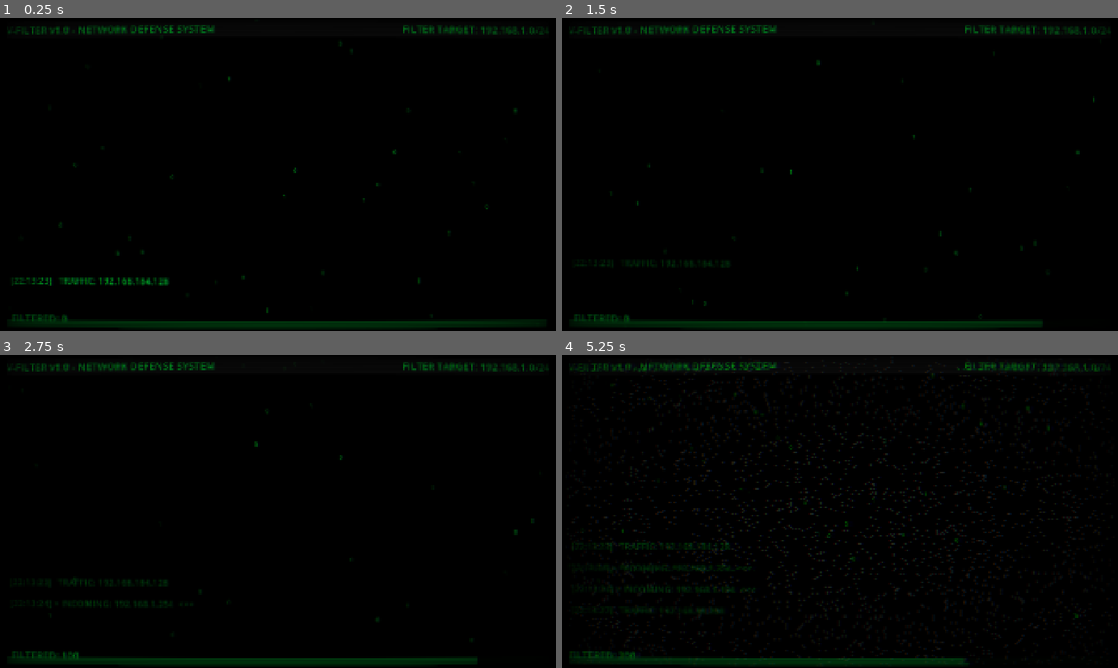
Above: before the commit, frames 1-4 (two rows, left to right).
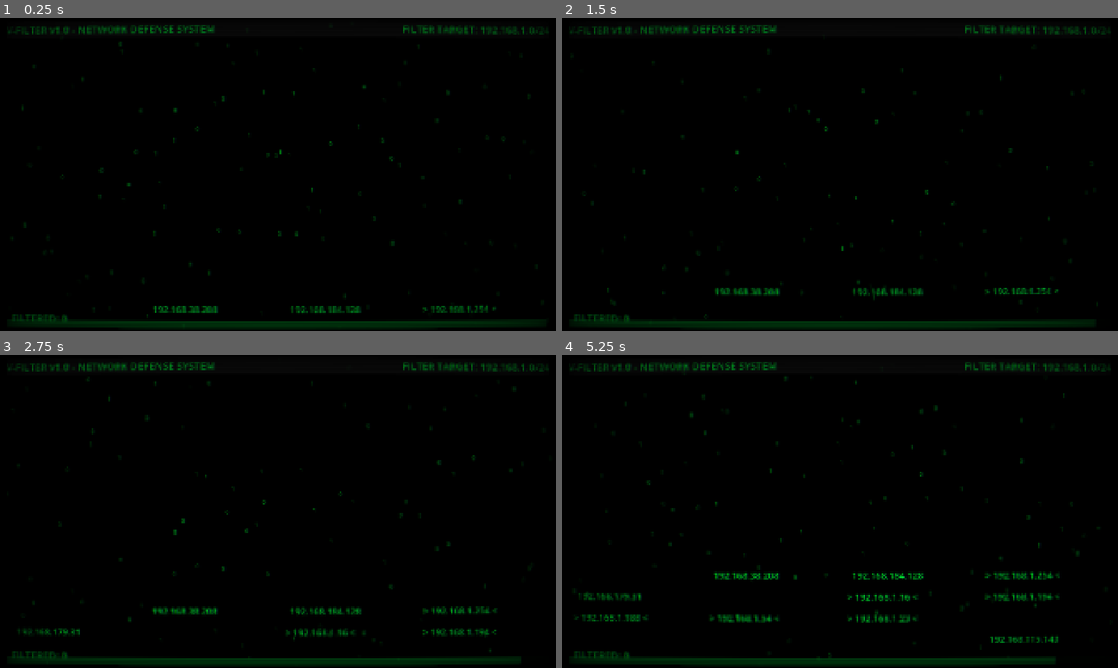
Above: after the commit, the same moments.

Repository: notlsd/v
Game: Godot game, scene res://scenes/main/main.tscn
Same seed, same stepped clock (60 frames per second), same inputs: the game is played once before the commit and once after it.
Inputs (mouse positions are in pixels of both pictures, inside the frame that each line leads up to):
- Up to frame 1 (0.25 s): no input
- Up to frame 2 (1.5 s): move the mouse to (840, 274) at 0.52 s; hold E (mask_16) 0.53-1.28 s; click (840, 274) at 0.67 s; move the mouse to (728, 190) at 1.27 s; tap W (mask_24) at 1.35 s; click (728, 190) at 1.42 s
- Up to frame 3 (2.75 s): move the mouse to (278, 611) at 2.02 s; hold Q (mask_32) from 2.03 s (still down); click (278, 611) at 2.17 s
- Up to frame 4 (5.25 s): move the mouse to (812, 574) at 2.77 s; release Q (mask_32) at 2.78 s; tap E (mask_16) at 2.85 s; click (812, 574) at 2.92 s; move the mouse to (840, 611) at 3.52 s; hold W (mask_24) 3.53-4.28 s; click (840, 611) at 3.67 s; move the mouse to (673, 464) at 4.27 s; tap Q (mask_32) at 4.35 s; click (673, 464) at 4.42 s; move the mouse to (840, 611) at 5.02 s; hold E (mask_16) from 5.03 s (still down); click (840, 611) at 5.17 s

The runs differ from the first frame. In frame 1, 1.4% of the frame differs, in the area x 2-96%, y 7-96%; in frame 2, 1.2%; in frame 3, 1.7%; in frame 4, 5.0%, in the area x 1-98%, y 3-99%.

Commit message:
feat: 终端多列布局与视觉优化
- 4列布局，每次生成1-3个IP
- IP块宽度450px，列内居中对齐
- 简化IP显示格式(去除时间戳)
- 修复点击检测: 行高适配字体，queue_free立即销毁
- 字体恢复32px
- 矩阵雨密度3倍(40→120列)

Diff:
--- a/project_v/scenes/effects/matrix_rain.tscn
+++ b/project_v/scenes/effects/matrix_rain.tscn
@@ -5,7 +5,7 @@
 ## Matrix Rain - 矩阵雨背景效果
 ## 使用多个 Label 模拟下落的 0/1 字符
 
-const COLUMN_COUNT := 40
+const COLUMN_COUNT := 120
 const CHAR_SIZE := 20
 const FALL_SPEED_MIN := 100.0
 const FALL_SPEED_MAX := 300.0
--- a/project_v/scenes/entities/terminal_line.tscn
+++ b/project_v/scenes/entities/terminal_line.tscn
@@ -7,27 +7,27 @@
 font_color = Color(0, 1, 0.255, 1)
 
 [node name="TerminalLine" type="Control"]
-custom_minimum_size = Vector2(1920, 24)
+custom_minimum_size = Vector2(450, 40)
 layout_mode = 3
 anchors_preset = 0
-offset_right = 1920.0
-offset_bottom = 24.0
+offset_right = 450.0
+offset_bottom = 40.0
 mouse_filter = 0
 script = ExtResource("1_line")
 
 [node name="Highlight" type="ColorRect" parent="."]
 visible = false
 layout_mode = 0
-offset_right = 1920.0
-offset_bottom = 24.0
+offset_right = 450.0
+offset_bottom = 40.0
 mouse_filter = 2
 color = Color(1, 1, 1, 0.1)
 
 [node name="Label" type="Label" parent="."]
 layout_mode = 0
-offset_left = 20.0
-offset_right = 1900.0
-offset_bottom = 24.0
+offset_left = 10.0
+offset_right = 440.0
+offset_bottom = 40.0
 mouse_filter = 2
 label_settings = SubResource("LabelSettings_1")
 vertical_alignment = 1
--- a/project_v/scripts/entities/terminal_line.gd
+++ b/project_v/scripts/entities/terminal_line.gd
@@ -54,15 +54,14 @@
 		return
 
 	var ip_str = BitwiseManager.int_to_ip(ip_address)
-	var timestamp = Time.get_time_string_from_system()
 
 	if is_target:
 		# 目标 IP - 红色，带标记
-		label.text = "[%s] > INCOMING: %s  <<<" % [timestamp, ip_str]
+		label.text = "> %s <" % ip_str
 		label.add_theme_color_override("font_color", Color("#ac2c25"))
 	else:
 		# 普通流量 - 绿色
-		label.text = "[%s]   TRAFFIC: %s" % [timestamp, ip_str]
+		label.text = "  %s" % ip_str
 		label.add_theme_color_override("font_color", Color("#00ff41"))
 
 
@@ -82,7 +81,7 @@
 			if not is_clicked:
 				is_clicked = true
 				clicked.emit(ip_address)
-				_show_clicked_state()
+				queue_free()  # 立即销毁
 
 
 func _show_clicked_state() -> void:
--- a/project_v/scripts/managers/terminal_spawner.gd
+++ b/project_v/scripts/managers/terminal_spawner.gd
@@ -1,5 +1,5 @@
 ## TerminalSpawner
-## 终端行生成器 - 在屏幕底部生成向上滚动的 IP 行
+## 终端行生成器 - 多列布局，IP地址在列中对齐
 extends Control
 
 const TerminalLineScene = preload("res://scenes/entities/terminal_line.tscn")
@@ -14,9 +14,16 @@
 @export var target_ratio: float = 0.4
 
 ## 生成位置 Y
-const SPAWN_Y: float = 900.0
+const SPAWN_Y: float = 1000.0
+
+## 列配置
+const NUM_COLUMNS: int = 4
+const SCREEN_WIDTH: float = 1920.0
+const COLUMN_WIDTH: float = SCREEN_WIDTH / NUM_COLUMNS  # 480
+const LINE_WIDTH: float = 450.0  # 每个IP块的宽度，留点间距
 
 var spawn_timer: Timer = null
+var column_positions: Array[float] = []
 
 
 func _ready() -> void:
@@ -24,20 +31,39 @@
 	set_anchors_preset(Control.PRESET_FULL_RECT)
 	mouse_filter = Control.MOUSE_FILTER_IGNORE
 
+	# 计算每列的 X 起始位置
+	for i in range(NUM_COLUMNS):
+		var x_pos = i * COLUMN_WIDTH + (COLUMN_WIDTH - LINE_WIDTH) / 2
+		column_positions.append(x_pos)
+
 	# 创建定时器
 	spawn_timer = Timer.new()
 	spawn_timer.wait_time = spawn_interval
-	spawn_timer.timeout.connect(_spawn_line)
+	spawn_timer.timeout.connect(_spawn_lines)
 	add_child(spawn_timer)
 	spawn_timer.start()
 
-	print("[TerminalSpawner] Started, interval: %s, speed: %s" % [spawn_interval, scroll_speed])
+	print("[TerminalSpawner] Columns: %s" % column_positions)
 
 	# 立即生成一行作为测试
-	_spawn_line()
+	_spawn_lines()
 
 
-func _spawn_line() -> void:
+func _spawn_lines() -> void:
+	# 随机决定这一行生成几个IP（1-3个）
+	var num_ips = randi_range(1, 3)
+
+	# 随机选择列（不重复）
+	var available_columns = range(NUM_COLUMNS)
+	available_columns.shuffle()
+
+	for i in range(num_ips):
+		if i >= available_columns.size():
+			break
+		_spawn_single_line(available_columns[i])
+
+
+func _spawn_single_line(column_index: int) -> void:
 	var line = TerminalLineScene.instantiate()
 
 	# 决定是否为目标
@@ -55,16 +81,17 @@
 			GameManager.target_prefix
 		)
 
-	# 先添加到场景树，再设置（因为 @onready 需要在树中才能初始化）
+	# 先添加到场景树
 	add_child(line)
-	line.position = Vector2(0, SPAWN_Y)
+
+	# 设置位置（使用列的X位置）
+	var x_pos = column_positions[column_index]
+	line.position = Vector2(x_pos, SPAWN_Y)
 	line.setup(ip, is_target, scroll_speed)
 
 	# 连接信号
 	line.clicked.connect(_on_line_clicked)
 	line.escaped.connect(_on_line_escaped)
-
-	print("[TerminalSpawner] Spawned: %s, target=%s" % [BitwiseManager.int_to_ip(ip), is_target])
 
 
 func _on_line_clicked(ip: int) -> void:
